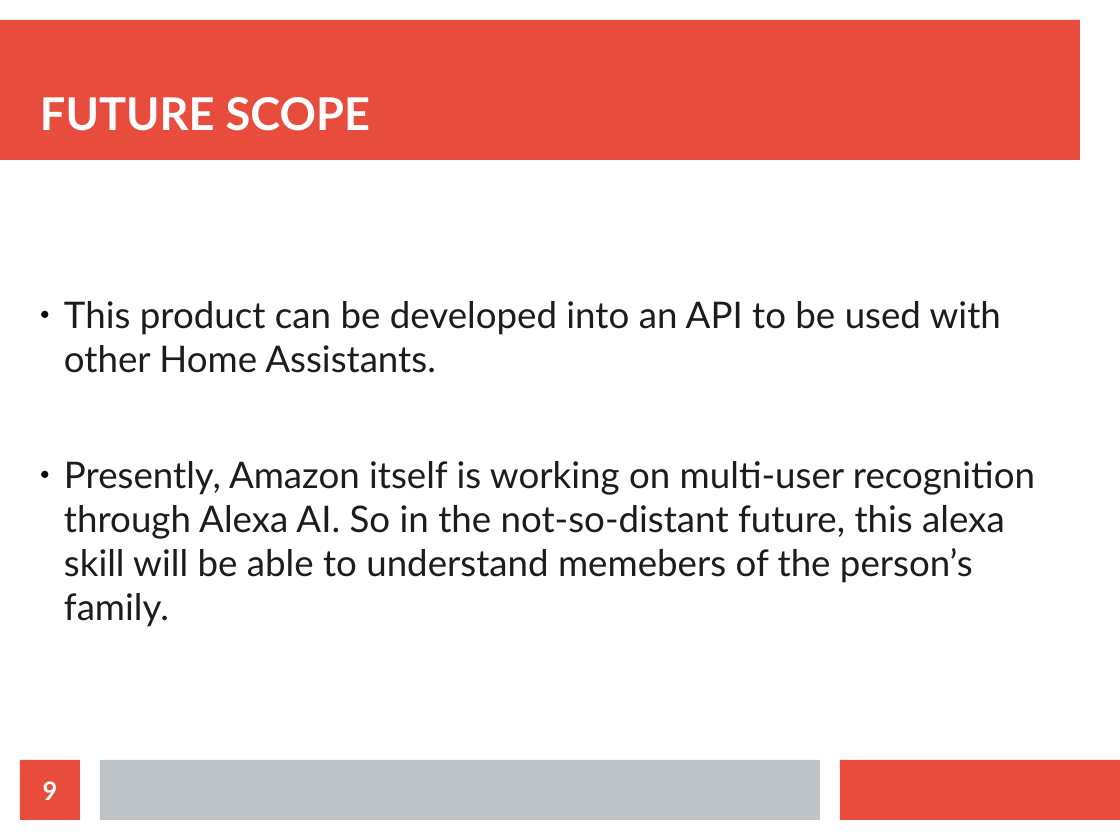
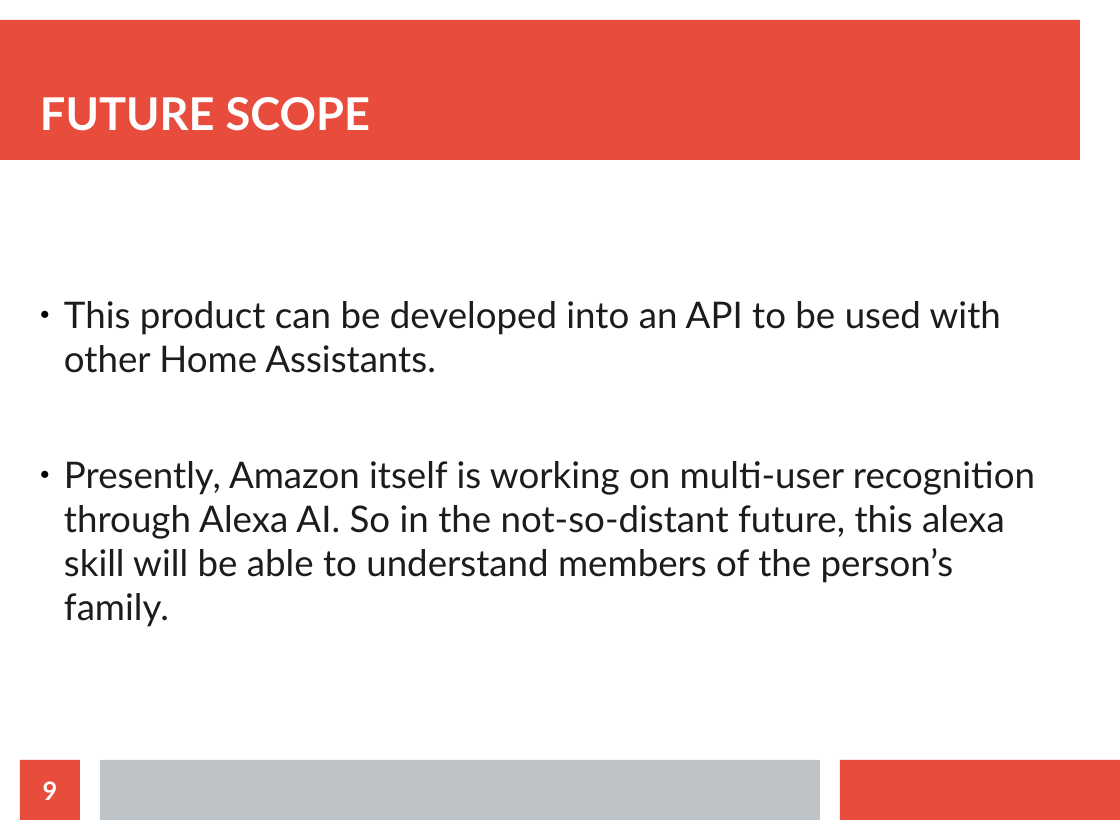
Before and after one commit to abhishekti7/CodeUtsava-Hack, a slide deck: slide 9 of presentation/CodeUtsava.odp. Drawn at 1120x840 pixels with LibreOffice and Linux fonts; fonts in the diff are those of the drawing. Boxes give left, top, right and bottom in pixels: in the first picture for what was removed or moved away, otherwise in the second. Text is boxed around its words. In the diff, an @@ line names an element or a change of style, - is before the commit and + after.

Commit message:
edit ppt

```diff
--- a/presentation/CodeUtsava.odp
+++ b/presentation/CodeUtsava.odp
@@ subtitle at (x1=64, y1=461, x2=1035, y2=627): text changed @@
-● Presently, Amazon itself is working on multi-user recognition through Alexa AI. So in the not-so-distant future, this alexa skill will be able to understand memebers of the person’s family.
+● Presently, Amazon itself is working on multi-user recognition through Alexa AI. So in the not-so-distant future, this alexa skill will be able to understand members of the person’s family.
```
Also in this commit, not shown: 3 other slides changed, 1 slide added, 1 other file.
